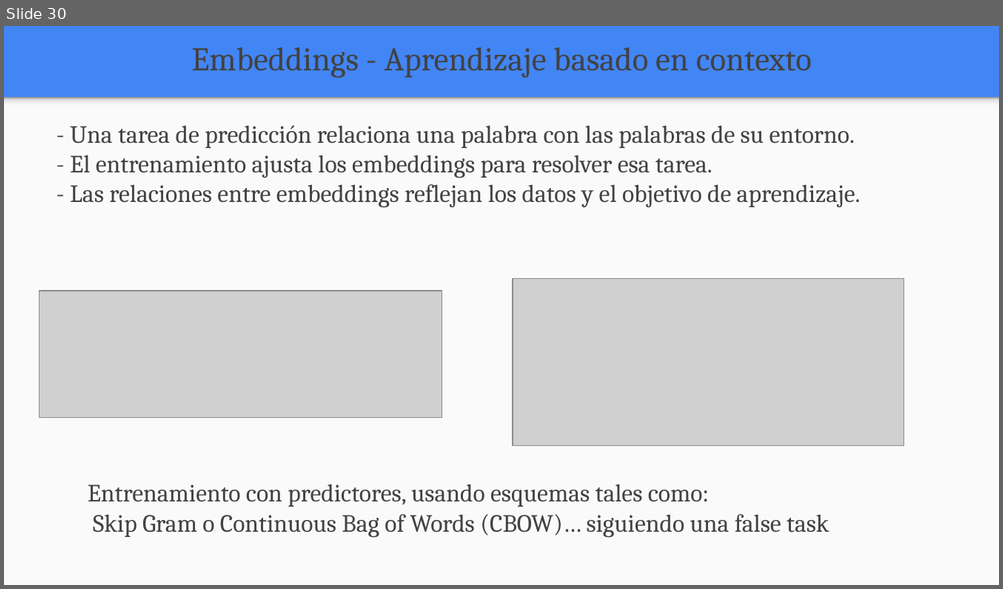
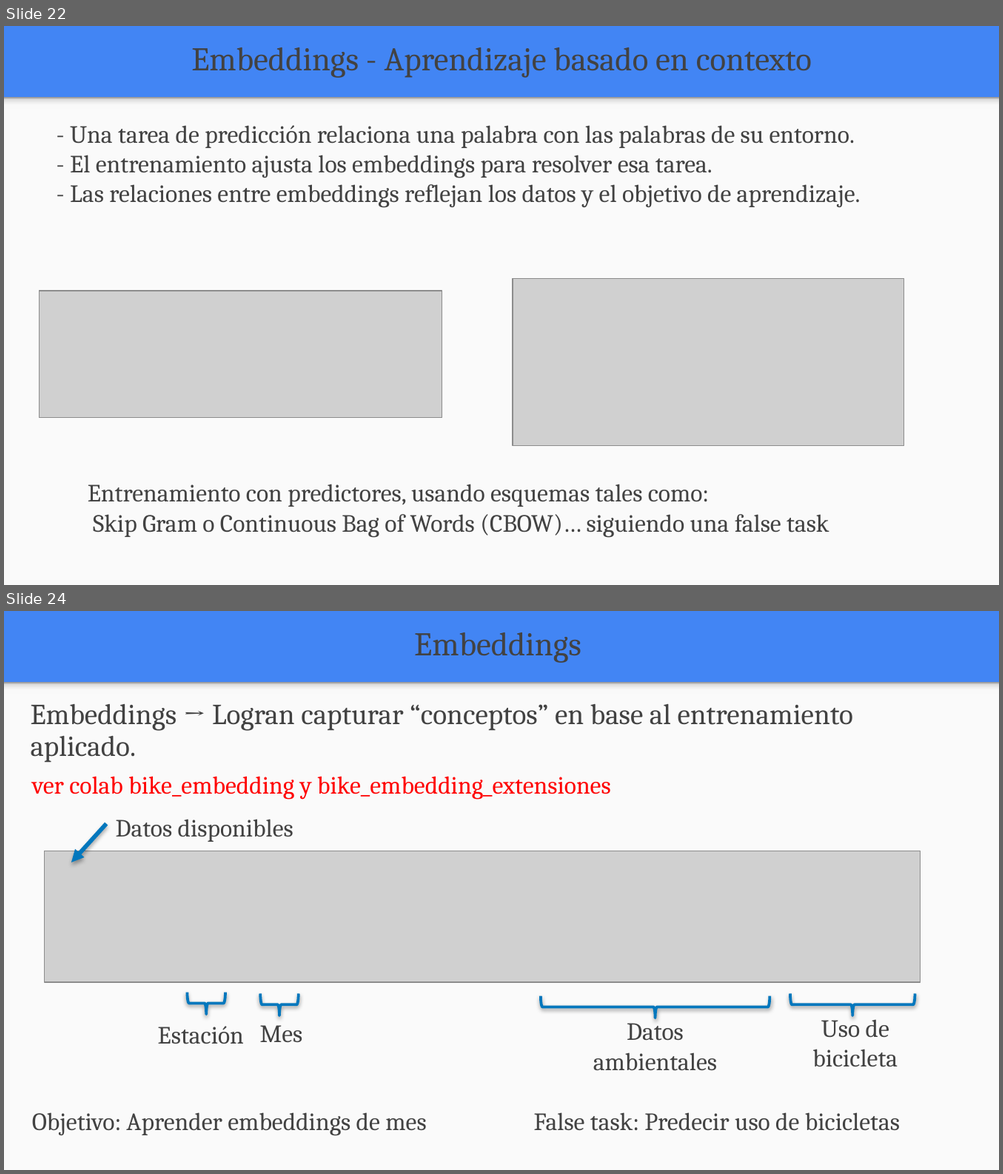
Before and after one commit to FIUBA-Posgrado-Inteligencia-Artificial/aprendizaje_profundo, a slide deck: clase_7/teoria/Clase_7.pptx. Shown one above the other, each under a label of ours: slide 30 before the commit, slides 22 and 24 after it; the slides between them are not shown. The pictures are 1003x589 and 1003x1174 pixels, drawn with LibreOffice and Linux fonts; fonts in the diff are those of the drawing; grey boxes stand for pictures. Boxes give left, top, right and bottom in pixels: in the first picture for what was removed or moved away, otherwise in the second. Text is boxed around its words. In the diff, an @@ line names an element or a change of style, - is before the commit and + after.

```diff
--- a/clase_7/teoria/Clase_7.pptx
+++ b/clase_7/teoria/Clase_7.pptx
@@ slide 24 added at [4, 611, 999, 1170], background #4285F4; not listed: 2 template elements that a slide beside it also shows @@
@@ text added at [414, 632, 581, 663], 24 pt, text #424242 @@
+Embeddings
@@ text added at [31, 703, 853, 763], 21 pt, text #424242 @@
+Embeddings → Logran capturar “conceptos” en base al entrenamiento aplicado.
@@ text added at [32, 776, 610, 800], 18 pt, text #FF0000 @@
+ver colab bike_embedding y bike_embedding_extensiones
@@ arrow added from (106, 824) to (71, 863), #0277BD 3 pt @@
@@ text added at [116, 819, 293, 842], 18 pt, text #424242 @@
+Datos disponibles
@@ picture added at [45, 851, 920, 982] @@
@@ right brace added at [187, 993, 225, 1015], outline #0277BD 2 pt @@
@@ right brace added at [261, 994, 299, 1016], outline #0277BD 2 pt @@
@@ right brace added at [540, 996, 769, 1018], outline #0277BD 2 pt @@
@@ right brace added at [790, 994, 914, 1015], outline #0277BD 2 pt @@
@@ text added at [158, 1026, 244, 1045], 18 pt, text #424242 @@
+Estación
@@ text added at [260, 1025, 303, 1042], 18 pt, text #424242 @@
+Mes
@@ text added at [593, 1018, 717, 1071], 18 pt, text #424242 @@
+Datos ambientales
@@ text added at [812, 1014, 897, 1068], 18 pt, text #424242 @@
+Uso de bicicleta
@@ text added at [32, 1113, 426, 1136], 18 pt, text #424242 @@
+Objetivo: Aprender embeddings de mes
@@ text added at [534, 1113, 899, 1131], 18 pt, text #424242 @@
+False task: Predecir uso de bicicletas
@@ what was slide 30 is now slide 22 @@
```
Also in this commit, not shown: 8 slides changed, 1 other slide added, 11 slides removed, 25 other files.
